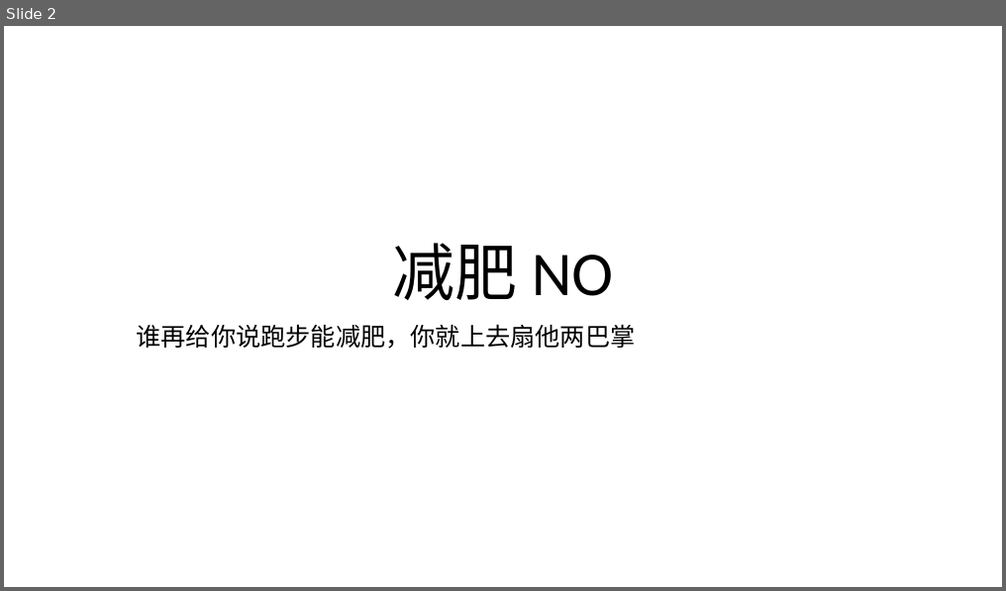
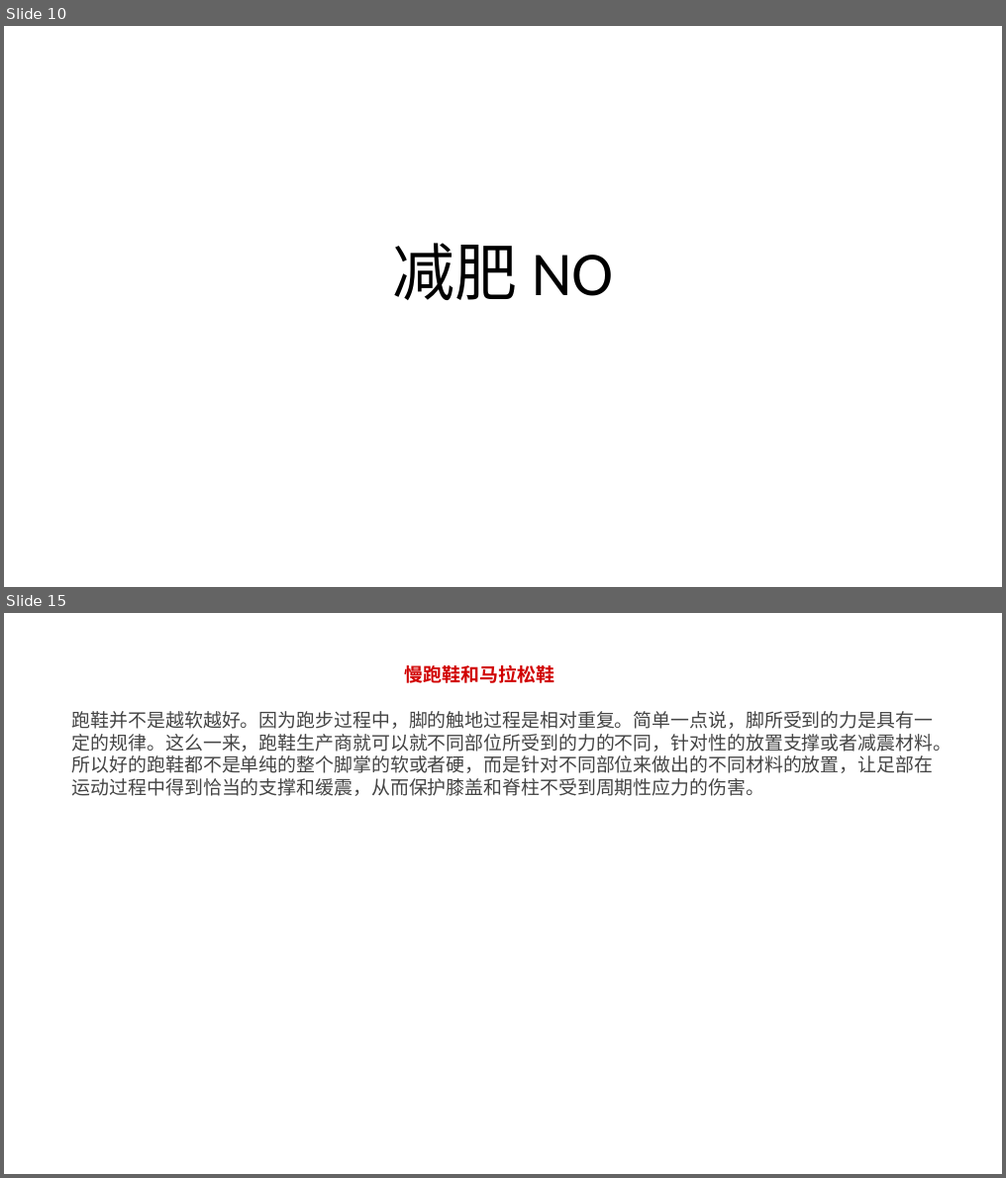
Before and after one commit to FredJiangFei/MyDocuments, a slide deck: 其他/run/run.pptx. Shown one above the other, each under a label of ours: slide 2 before the commit, slides 10 and 15 after it; the slides between them are not shown. The pictures are 1006x591 and 1006x1178 pixels, drawn with LibreOffice and Linux fonts; fonts in the diff are those of the drawing. Boxes give left, top, right and bottom in pixels: in the first picture for what was removed or moved away, otherwise in the second. Text is boxed around its words. In the diff, an @@ line names an element or a change of style, - is before the commit and + after.

```diff
--- a/其他/run/run.pptx
+++ b/其他/run/run.pptx
@@ slide 15 added at (x1=4, y1=613, x2=1002, y2=1174), background #FFFFFF @@
@@ text added at (x1=405, y1=665, x2=554, y2=683), 18 pt, text #D10000, bold @@
+慢跑鞋和马拉松鞋
@@ text added at (x1=72, y1=711, x2=951, y2=796), 18 pt, text #444444 @@
+跑鞋并不是越软越好。因为跑步过程中，脚的触地过程是相对重复。简单一点说，脚所受到的力是具有一定的规律。这么一来，跑鞋生产商就可以就不同部位所受到的力的不同，针对性的放置支撑或者减震材料。所以好的跑鞋都不是单纯的整个脚掌的软或者硬，而是针对不同部位来做出的不同材料的放置，让足部在运动过程中得到恰当的支撑和缓震，从而保护膝盖和脊柱不受到周期性应力的伤害。
@@ what was slide 2 is now slide 10 @@
@@ slide 10 changed as well @@
@@ subtitle removed at (x1=137, y1=324, x2=636, y2=349) @@
-谁再给你说跑步能减肥，你就上去扇他两巴掌
```
Also in this commit, not shown: 1 other slide changed, 12 other slides added, 5 slides removed, 2 other files.
